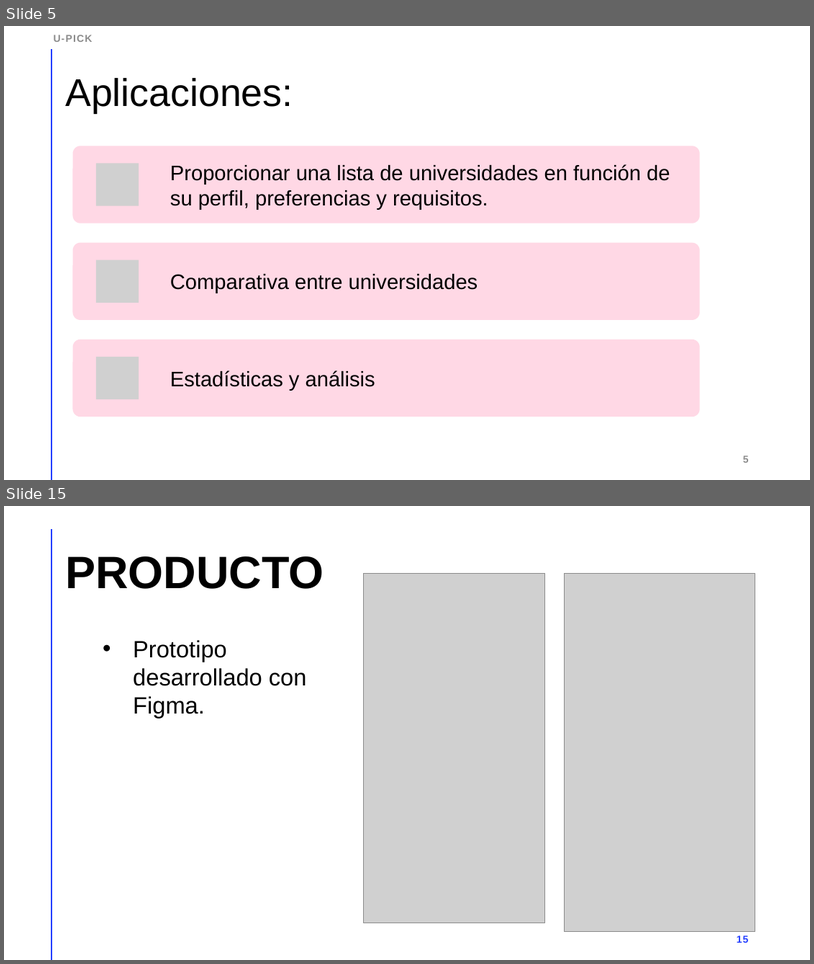
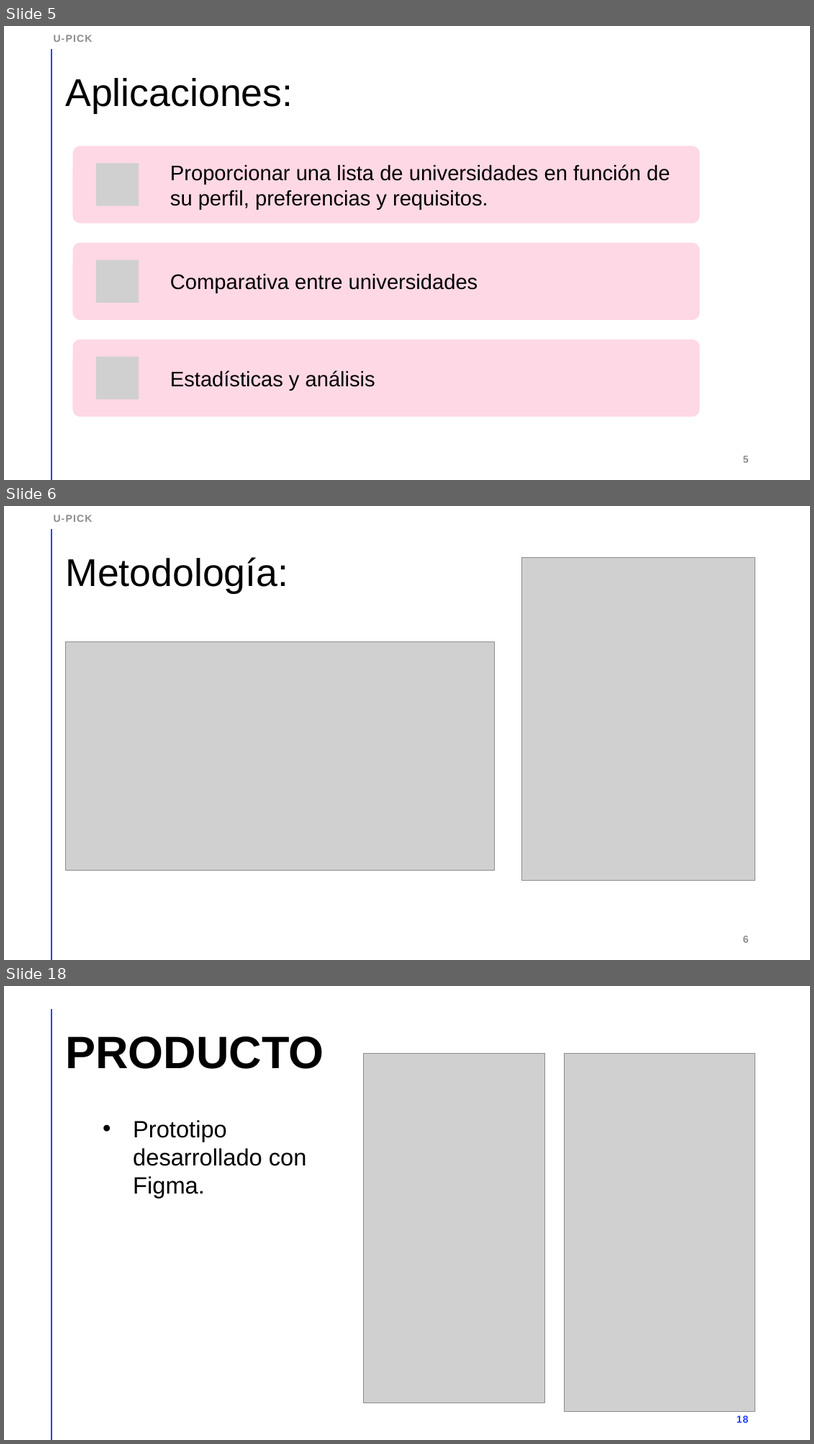
Before and after one commit to Dacarpe03/SIC_Big_Data_CDC, a slide deck: Entregas/U-pick.pptx. Shown one above the other, each under a label of ours: slides 5 and 15 before the commit, slides 5, 6 and 18 after it; the slides between them are not shown. The pictures are 814x964 and 814x1444 pixels, drawn with LibreOffice and Linux fonts; fonts in the diff are those of the drawing; grey boxes stand for pictures. Boxes give left, top, right and bottom in pixels: in the first picture for what was removed or moved away, otherwise in the second. Text is boxed around its words. In the diff, an @@ line names an element or a change of style, - is before the commit and + after.

```diff
--- a/Entregas/U-pick.pptx
+++ b/Entregas/U-pick.pptx
@@ slide 6 added at <box>4,506,810,960</box>, background #FFFFFF; not listed: 1 template element that a slide beside it also shows @@
@@ text added at <box>54,515,93,522</box>, 12 pt, text #8C8C8C, bold @@
+U-PICK
@@ title added at <box>65,557,288,593</box>, 46 pt, text #000000 @@
+Metodología:
@@ picture added at <box>522,558,756,880</box> @@
@@ picture added at <box>65,642,494,870</box> @@
@@ page number added at <box>743,935,749,942</box>, 12 pt, text #8C8C8C, bold @@
+6
@@ what was slide 15 is now slide 18 @@
@@ page number at <box>737,1415,749,1422</box>: text changed @@
-15
+18
```
Also in this commit, not shown: 7 slides changed, 6 other slides added, 4 slides removed.
